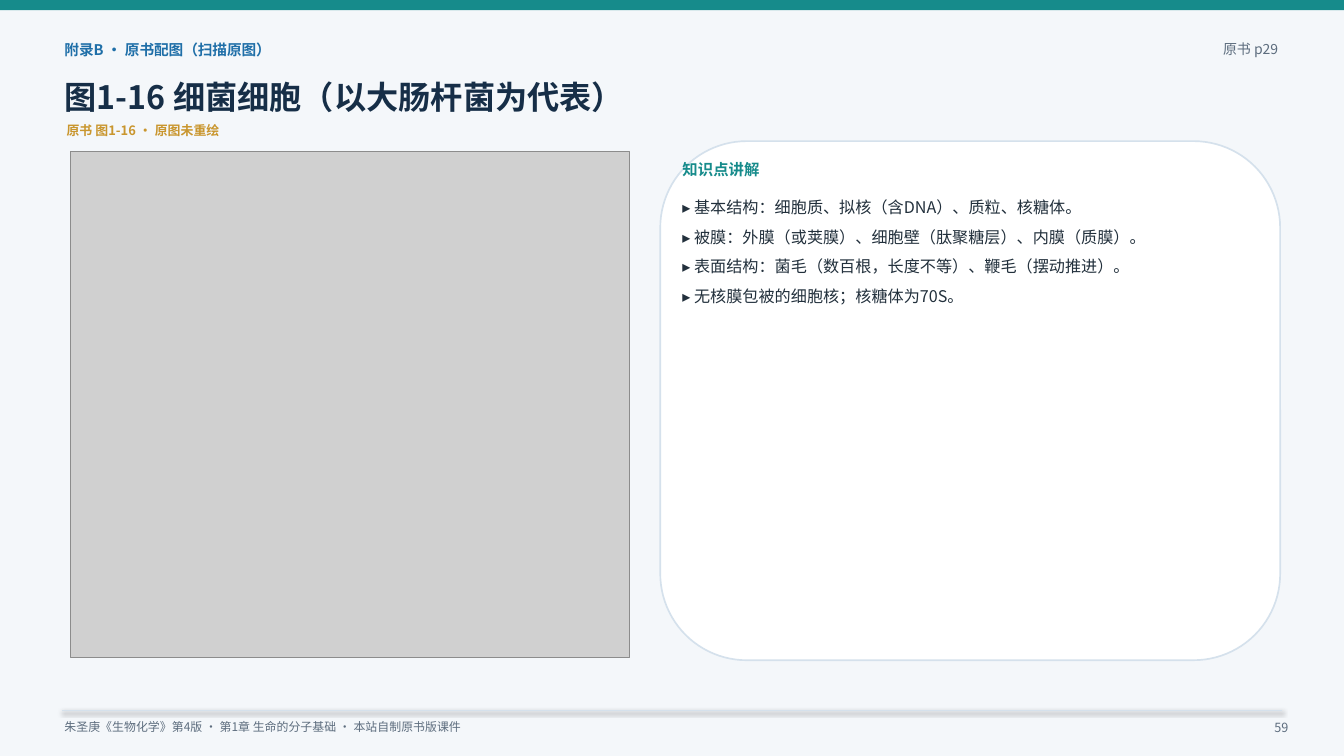
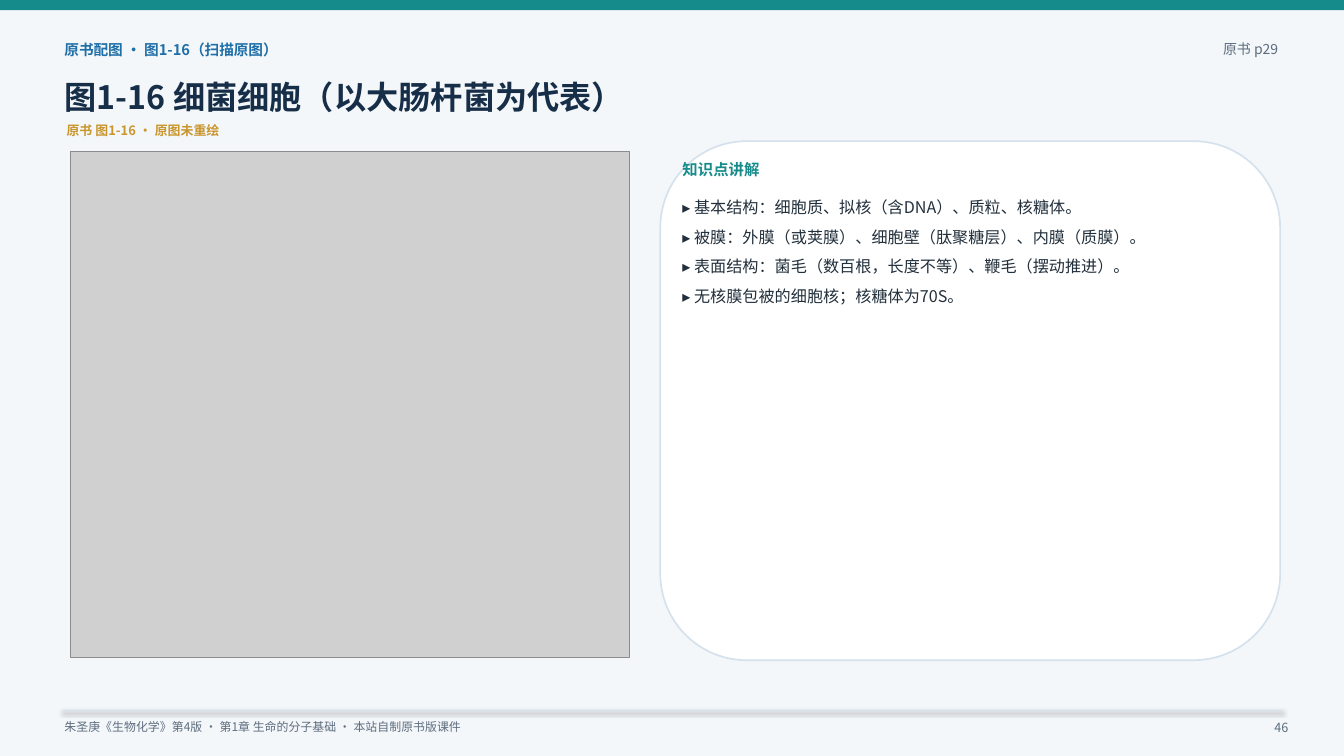
Before and after one commit to newkan-li/Biochemistry, a slide deck: slide 46 of downloads/bc01-original-style.pptx (slide 59 before the commit). Drawn at 1344x756 pixels with LibreOffice and Linux fonts; fonts in the diff are those of the drawing; grey boxes stand for pictures. Boxes give left, top, right and bottom in pixels: in the first picture for what was removed or moved away, otherwise in the second. Text is boxed around its words. In the diff, an @@ line names an element or a change of style, - is before the commit and + after.

```diff
--- a/downloads/bc01-original-style.pptx
+++ b/downloads/bc01-original-style.pptx
@@ text at <box>64,42,278,57</box>: text changed @@
-附录B · 原书配图（扫描原图）
+原书配图 · 图1-16（扫描原图）
@@ text at <box>1274,722,1288,732</box>: text changed @@
-59
+46
```
Also in this commit, not shown: 47 other slides changed, 1 slide removed, 55 other files.
